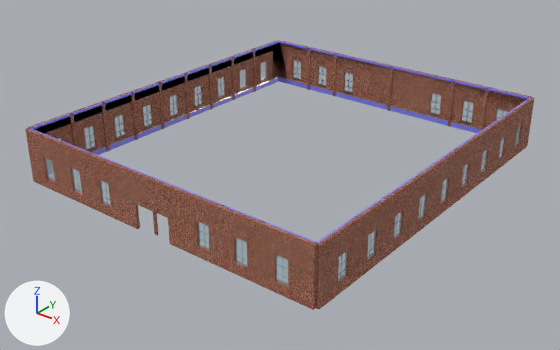
An edit to the glTF model kr_hall_walls.glb, drawn before and after from the same camera.
Both versions are drawn from a camera (50 mm lens) standing at (88.8, -113.0, 67.4) and looking at (0.2, -2.1, -1.3). The axes (+X, +Y, +Z) are drawn at lower left. The lights are the same throughout. The picture after the commit comes second. Vertices at exactly the same position are counted once.

Names of what the first picture shows: 'kr_hall_walls_brick', 'kr_hall_walls_darkwood', 'kr_hall_walls_glass', 'vc_m8_r4' and 1 more.
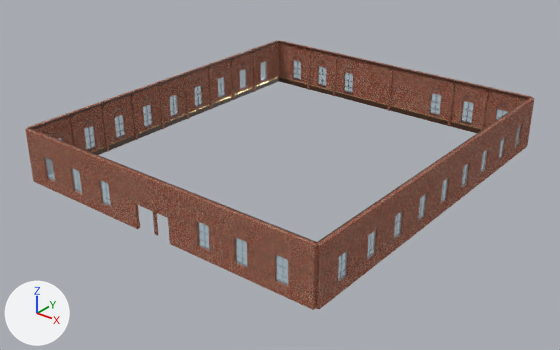
What differs and where, as boxes (x1, y1, x2, y2) in the pictures (560 x 350 px):
'kr_hall_walls_brick', surface changed, shading changed
    both: (26, 40, 534, 246)
'kr_hall_walls_darkwood', surface changed
    both: (28, 41, 531, 244)
part 1 of me_kr_hall_walls_brick, shading changed
    both: (26, 43, 533, 246)

The change, as a diff of the scene's bpy script:
```diff
--- a/kr_hall_walls.glb.py
+++ b/kr_hall_walls.glb.py
@@ img_image_1 @@
-img_image_1 = load_image('Image_1', '_unpacked/Image_1', 512, 512, 'sRGB')
+img_image_1 = load_image('Image_1', '_unpacked/Image_1', 256, 256, 'Non-Color')
@@ img_image_3 @@
+img_image_3 = load_image('Image_3', '_unpacked/Image_3', 256, 256, 'Non-Color')
@@ img_image_2 @@
+img_image_2 = load_image('Image_2', '_unpacked/Image_2', 512, 512, 'sRGB')
@@ mat_brick @@
 n0 = _N.new('ShaderNodeBsdfPrincipled'); n0.name = 'Principled BSDF'
 n2.image = img_image_0
+n3 = _N.new('ShaderNodeNormalMap'); n3.name = 'Normal Map'
+n3.uv_map = 'UVMap'
+n4 = _N.new('ShaderNodeTexImage'); n4.name = 'Image Texture.001'
+n4.image = img_image_1
 _L.new(n0.outputs[0], n1.inputs[0])  # 'BSDF' to 'Surface'
 _L.new(n2.outputs[0], n0.inputs[0])  # 'Color' to 'Base Color'
+_L.new(n3.outputs[0], n0.inputs[5])  # 'Normal' to 'Normal'
+_L.new(n4.outputs[0], n3.inputs[1])  # 'Color' to 'Color'
@@ mat_darkwood @@
 n0 = _N.new('ShaderNodeBsdfPrincipled'); n0.name = 'Principled BSDF'
 n2 = _N.new('ShaderNodeTexImage'); n2.name = 'Image Texture'
-n2.image = img_image_1
+n2.image = img_image_2
+n3 = _N.new('ShaderNodeNormalMap'); n3.name = 'Normal Map'
+n3.uv_map = 'UVMap'
+n4 = _N.new('ShaderNodeTexImage'); n4.name = 'Image Texture.001'
+n4.image = img_image_3
 _L.new(n0.outputs[0], n1.inputs[0])  # 'BSDF' to 'Surface'
 _L.new(n2.outputs[0], n0.inputs[0])  # 'Color' to 'Base Color'
+_L.new(n3.outputs[0], n0.inputs[5])  # 'Normal' to 'Normal'
+_L.new(n4.outputs[0], n3.inputs[1])  # 'Color' to 'Color'
@@ me_kr_hall_walls_brick @@
 me_kr_hall_walls_brick.from_pydata(...)  # 1520 vertices, 3056 faces; spans x -34.6..34.6, y -36.6..40.6, z 0.0..11.0
 # used by ob_kr_hall_walls_brick; location = (0.0, 0.0, 0.0)
+# me_kr_hall_walls_brick part 1: 135 of the faces centred in x -34.4..34.4, y -36.4..40.4, z 0.7..9.6 are now shaded flat
 me_kr_hall_walls_brick.materials.append(mat_brick)
```
